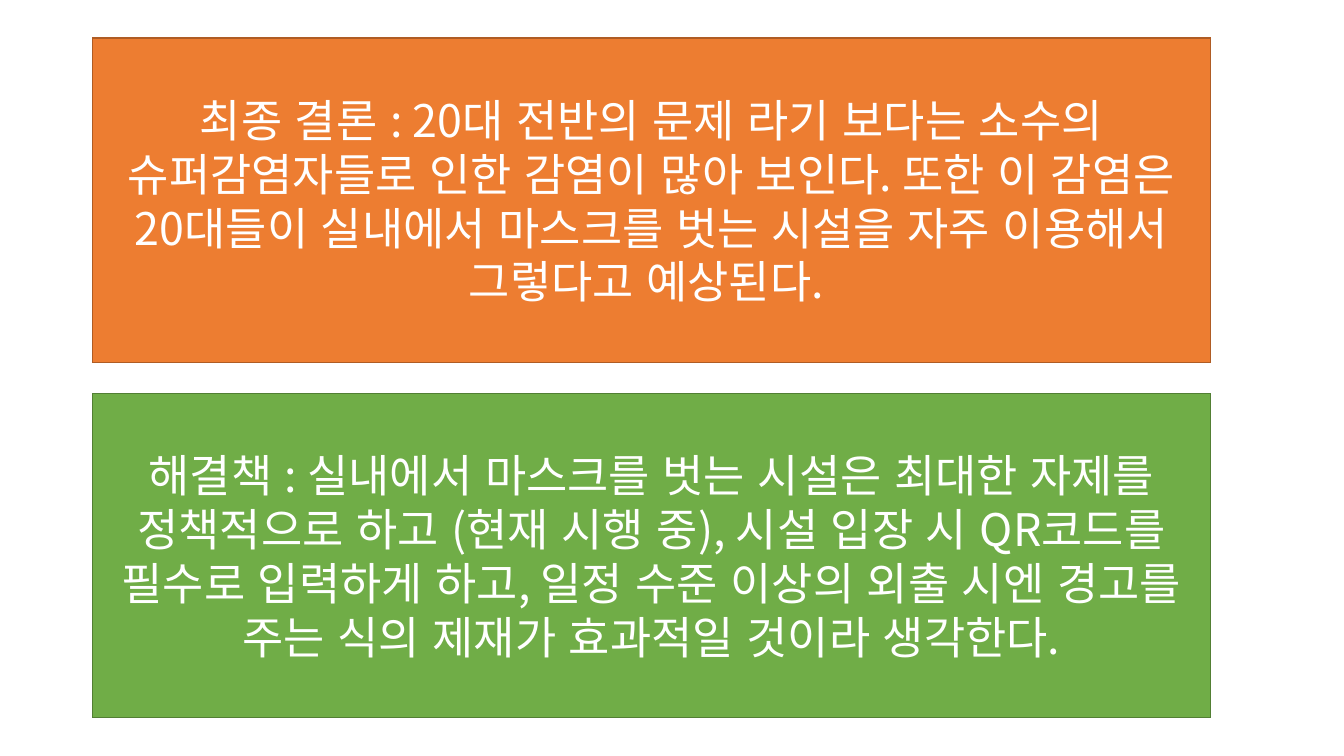
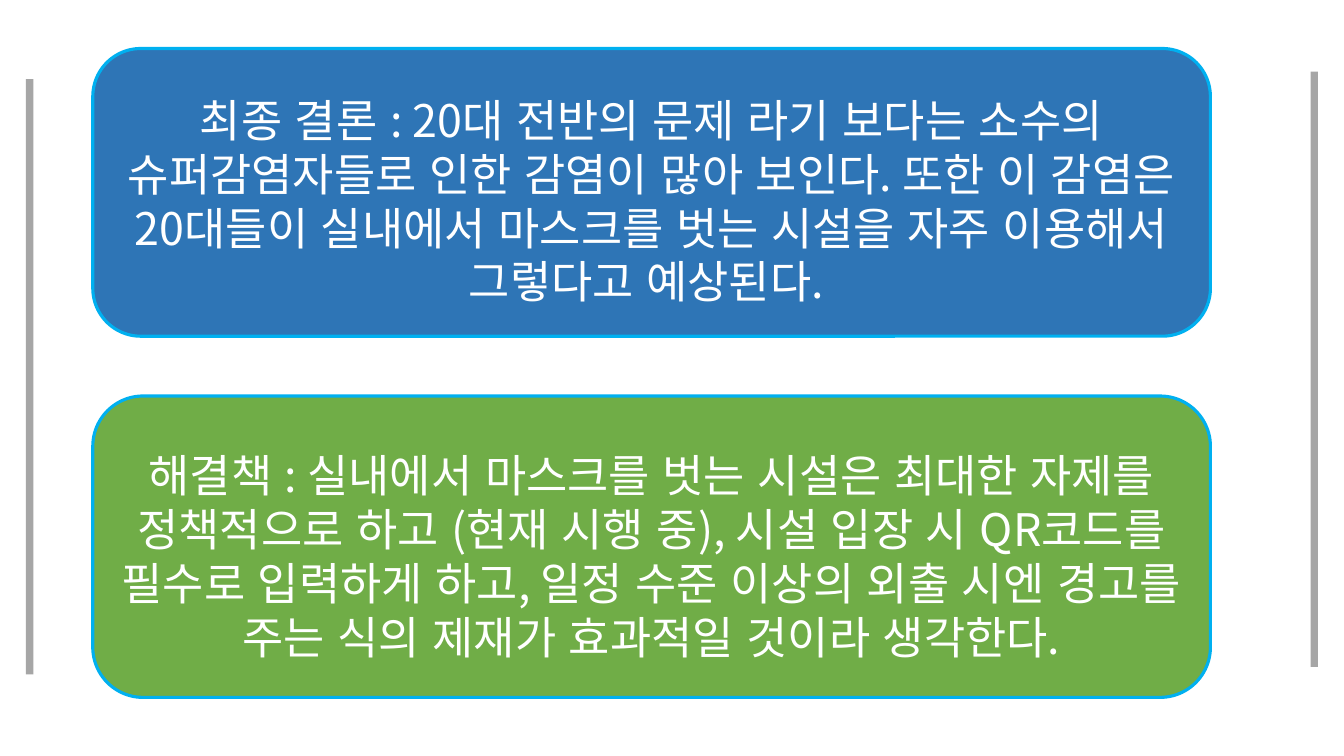
Before and after one commit to JooEHyeon/CORONA19_data_analysis, a slide deck: slide 20 of 최종합본.pptx (slide 21 before the commit). Drawn at 1344x756 pixels with LibreOffice and Linux fonts; fonts in the diff are those of the drawing. Boxes give left, top, right and bottom in pixels: in the first picture for what was removed or moved away, otherwise in the second. Text is boxed around its words. In the diff, an @@ line names an element or a change of style, - is before the commit and + after.

```diff
--- a/최종합본.pptx
+++ b/최종합본.pptx
@@ text "최종 결론 : 20대 전반의 ...": place and size @@
-text "최종 결론 : 20대 전반의 ..." at box(93, 38, 1211, 363)
+text "최종 결론 : 20대 전반의 ..." at box(128, 100, 1175, 302)
@@ text "최종 결론 : 20대 전반의 ..." at box(128, 100, 1175, 302): fill #ED7D31 to none; outline #AF5C24 1 pt to none @@
@@ rounded rectangle added at box(93, 48, 1211, 336), fill #2E75B6, outline #00B0F0 2.25 pt @@
@@ rectangle added at box(26, 79, 33, 675), fill #A6A6A6 @@
@@ rectangle added at box(1311, 72, 1318, 667), fill #A6A6A6 @@
@@ text "해결책 : 실내에서 마스크를 벗는 ...": place and size @@
-text "해결책 : 실내에서 마스크를 벗는 ..." at box(93, 393, 1211, 718)
+text "해결책 : 실내에서 마스크를 벗는 ..." at box(122, 455, 1181, 658)
@@ text "해결책 : 실내에서 마스크를 벗는 ..." at box(122, 455, 1181, 658): fill #70AD47 to none; outline #538035 1 pt to none @@
@@ rounded rectangle added at box(93, 396, 1211, 698), fill #70AD47, outline #00B0F0 2.25 pt @@
```
Also in this commit, not shown: 24 other slides changed, 1 slide added, 2 slides removed.
